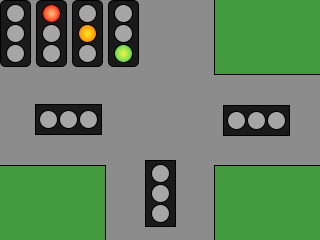
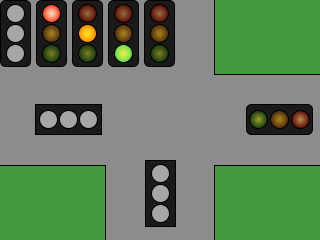
Before/after of a (320, 240) layered artwork. What changed in the layer stack:
painted on "Ellipse 1" (2nd of 26) over [115, 25, 132, 42]
painted on "Ellipse 1" (3rd of 26) over [115, 5, 132, 22]
moved "Ellipse 1" (4th of 26) above "Ellipse 1", painted on it over [79, 45, 96, 62]
painted on "Ellipse 1" (6th of 26) over [79, 5, 96, 22]
painted on "Ellipse 1" (10th of 26) over [43, 24, 266, 130]
painted on "Ellipse 1" (11th of 26) over [43, 44, 246, 130]
painted on "Ellipse 1" (12th of 26) over [267, 110, 289, 130]
moved "Ellipse 1" (13th of 26) above "Ellipse 1", painted on it over [43, 24, 268, 129]
moved "Ellipse 1" (14th of 26) above "Rectangle 3", painted on it over [43, 44, 310, 129]
painted on "Rectangle 3" (3rd of 8) over [223, 104, 313, 136]
added layer "Ellipse 1" (15th of 26) above "Ellipse 1" over [150, 24, 169, 43]
added layer "Ellipse 1" (16th of 26) above "Ellipse 1" over [150, 44, 169, 63]
added layer "Ellipse 1" (17th of 26) above "Ellipse 1" over [150, 4, 169, 23]
added layer "Ellipse 1" (18th of 26) above "Ellipse 1" over [115, 26, 132, 42]
added layer "Ellipse 1" (19th of 26) above "Rectangle 3" over [115, 6, 132, 22]
painted on "Ellipse 1" (23rd of 26) over [43, 5, 60, 22]
added layer "Rectangle 3" (7th of 8) above "Ellipse 1" over [144, 0, 175, 67]
